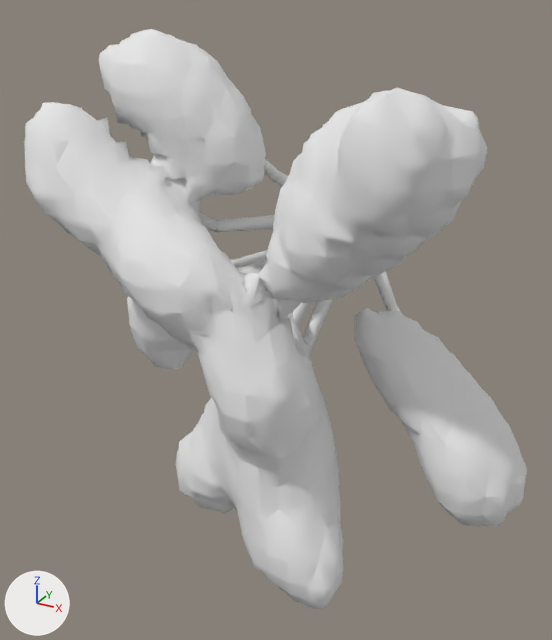
Before and after pictures for a commit that changed the OBJ model games/nord-unreal/Data/EnvironmentRefresh/Geometry/Canopy1_1.obj.
Rendered twice from a 50 mm camera at (707.0, -1994.0, 534.0) aimed at (-13.0, -685.0, -120.0). Lighting does not change. The marker at lower left points along +X, +Y and +Z. The older version comes first. Where no turn or scale is listed for an object, it has been applied to the vertices. Vertices at exactly the same position are counted once.

Before the edit, the objects in view are built like this:
```python
me_canopy1_1 = bpy.data.meshes.new('Canopy1_1')
me_canopy1_1.from_pydata(...)  # 5045 vertices, 9840 faces; spans x -443.0..541.0, y -1027.0..-219.0, z -581.0..454.0
# faces by material slot: [9192, 648]
me_canopy1_1.materials.append(mat_leaf1)  # white #e7e7e7
me_canopy1_1.materials.append(mat_wood)  # white #e7e7e7
ob_canopy1_1 = bpy.data.objects.new('Canopy1_1', me_canopy1_1)
ob_canopy1_1.location = (0.0, 0.0, 0.0)
```
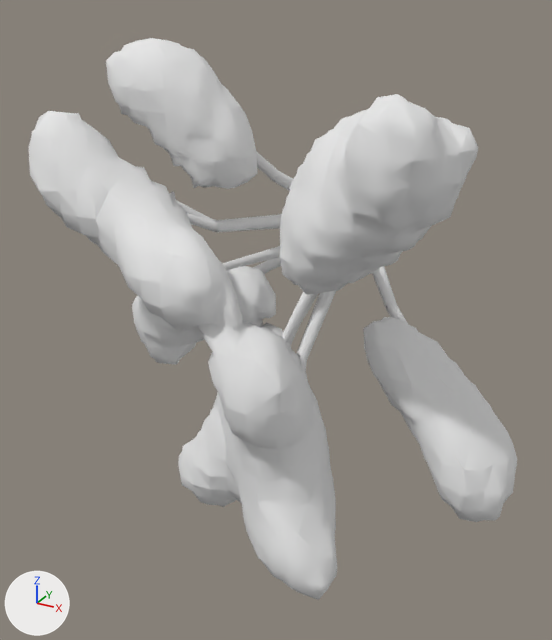
Pixel boxes [x1, y1, x2, y2] of what changed, in the pictures (552 x 640 px):
'Canopy1_1', reshaped
    before: [24, 29, 527, 611]
    after: [29, 38, 517, 600]
part 1 of me_canopy1_1, rebuilt (34% narrower, 16% shorter)
    before: [24, 29, 488, 611]
    after: [29, 111, 337, 600]
part 2 of me_canopy1_1, rebuilt (11% narrower, 6% shorter)
    before: [354, 308, 527, 527]
    after: [363, 317, 517, 522]
part 3 of me_canopy1_1, added
    after: [280, 94, 478, 295]
part 4 of me_canopy1_1, added
    after: [106, 38, 258, 189]

The change, as a diff of the scene's bpy script:
```diff
--- a/games/nord-unreal/Data/EnvironmentRefresh/Geometry/Canopy1_1.obj.py
+++ b/games/nord-unreal/Data/EnvironmentRefresh/Geometry/Canopy1_1.obj.py
@@ mat_leaf0 @@
+mat_leaf0 = principled_material('Leaf0')
+mat_leaf0.base_color = (0.8, 0.8, 0.8)  # white #e7e7e7
+mat_leaf0.roughness = 1.0
@@ mat_leaf2 @@
+mat_leaf2 = principled_material('Leaf2')
+mat_leaf2.base_color = (0.8, 0.8, 0.8)  # white #e7e7e7
+mat_leaf2.roughness = 1.0
@@ me_canopy1_1 @@
 # used by ob_canopy1_1; location = (0.0, 0.0, 0.0)
-me_canopy1_1.from_pydata(...)  # 5045 vertices, 9840 faces; spans x -443.0..541.0, y -1027.0..-219.0, z -581.0..454.0
+me_canopy1_1.from_pydata(...)  # 4223 vertices, 8227 faces; spans x -433.0..521.0, y -1014.0..-219.0, z -562.0..438.0
+# me_canopy1_1 part 1: the loose piece of 4118 vertices spanning x -443.0..433.0, y -1027.0..-607.0, z -581.0..454.0 is rebuilt with 2177 vertices and now spans x -433.0..256.0, y -1014.0..-619.0, z -562.0..313.0
+# me_canopy1_1 part 2: the loose piece of 549 vertices spanning x 163.0..541.0, y -826.0..-571.0, z -420.0..-58.0 is rebuilt with 437 vertices and now spans x 184.0..521.0, y -816.0..-583.0, z -410.0..-79.0
+# me_canopy1_1 part 3: a new loose piece of 794 vertices spanning x 69.0..419.0, y -999.0..-679.0, z 30.0..392.0
+# me_canopy1_1 part 4: a new loose piece of 437 vertices spanning x -377.0..-56.0, y -811.0..-623.0, z 160.0..438.0
 me_canopy1_1.materials.append(mat_leaf1)
 me_canopy1_1.materials.append(mat_wood)
+me_canopy1_1.materials.append(mat_leaf0)  # white #e7e7e7
+me_canopy1_1.materials.append(mat_leaf2)  # white #e7e7e7
```
